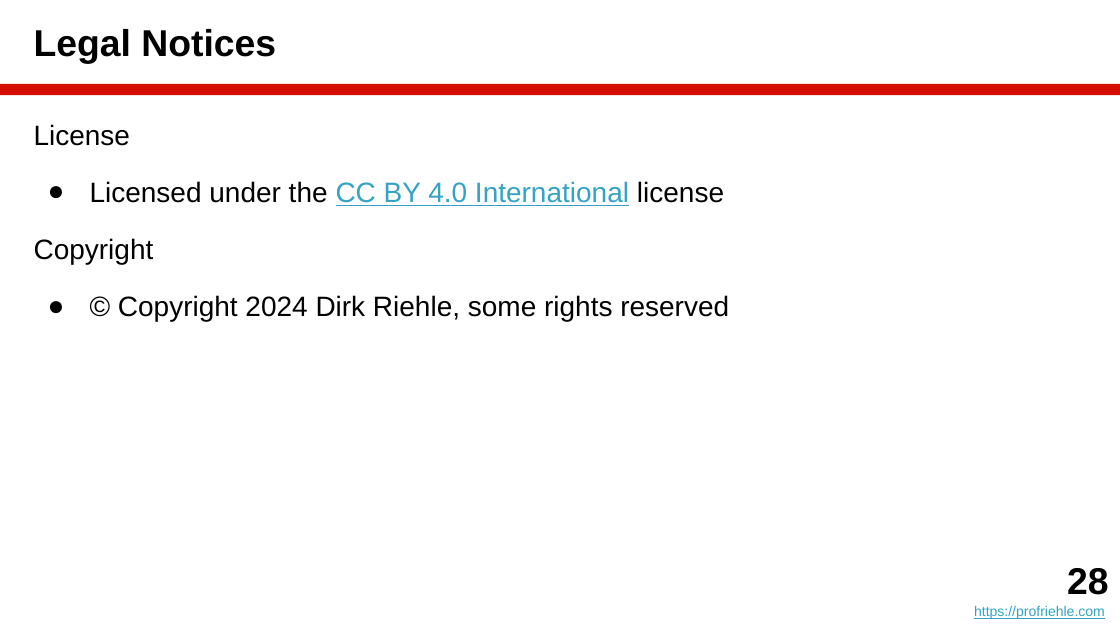
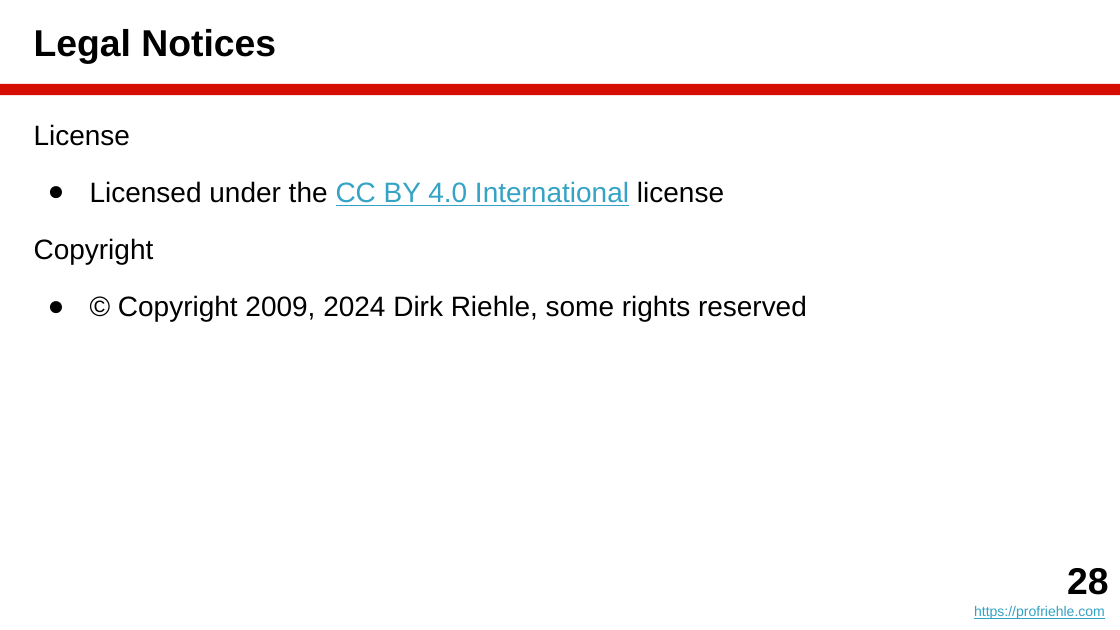
Before and after one commit to dirkriehle/amos-course, a slide deck: slide 28 of Lecture slides/AMOS A01 - Introduction.pptx. Drawn at 1120x630 pixels with LibreOffice and Linux fonts; fonts in the diff are those of the drawing. Boxes give left, top, right and bottom in pixels: in the first picture for what was removed or moved away, otherwise in the second. Text is boxed around its words. In the diff, an @@ line names an element or a change of style, - is before the commit and + after.

```diff
--- a/Lecture slides/AMOS A01 - Introduction.pptx
+++ b/Lecture slides/AMOS A01 - Introduction.pptx
@@ text at [118, 295, 807, 322]: text changed @@
-● © Copyright 2024 Dirk Riehle, some rights reserved
+● © Copyright 2009, 2024 Dirk Riehle, some rights reserved
```
Also in this commit, not shown: 2 other slides changed, 3 other files.
